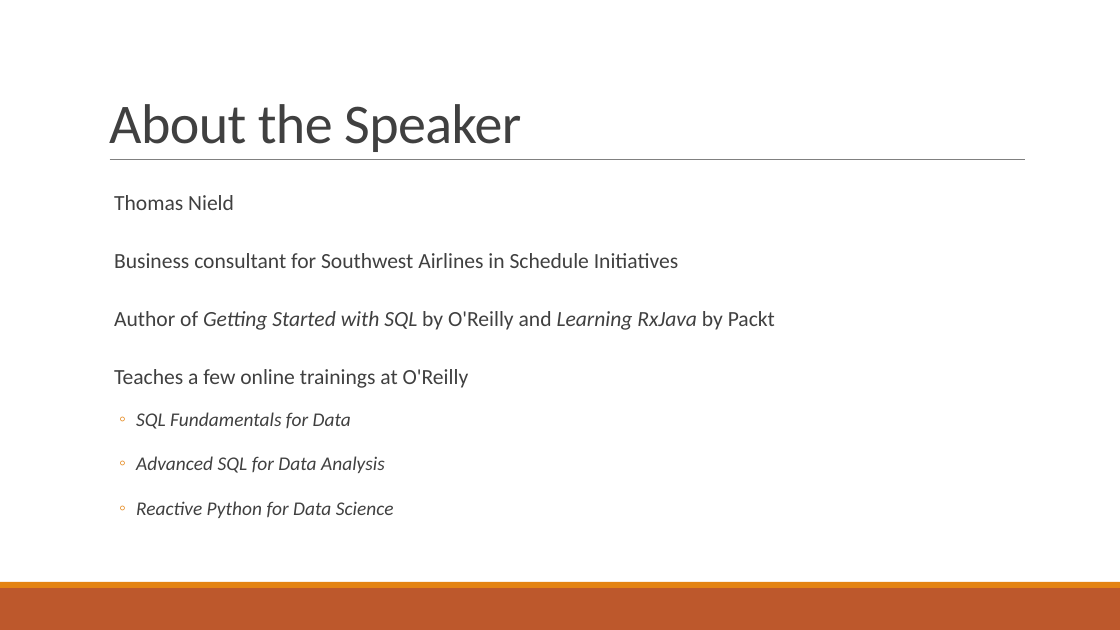
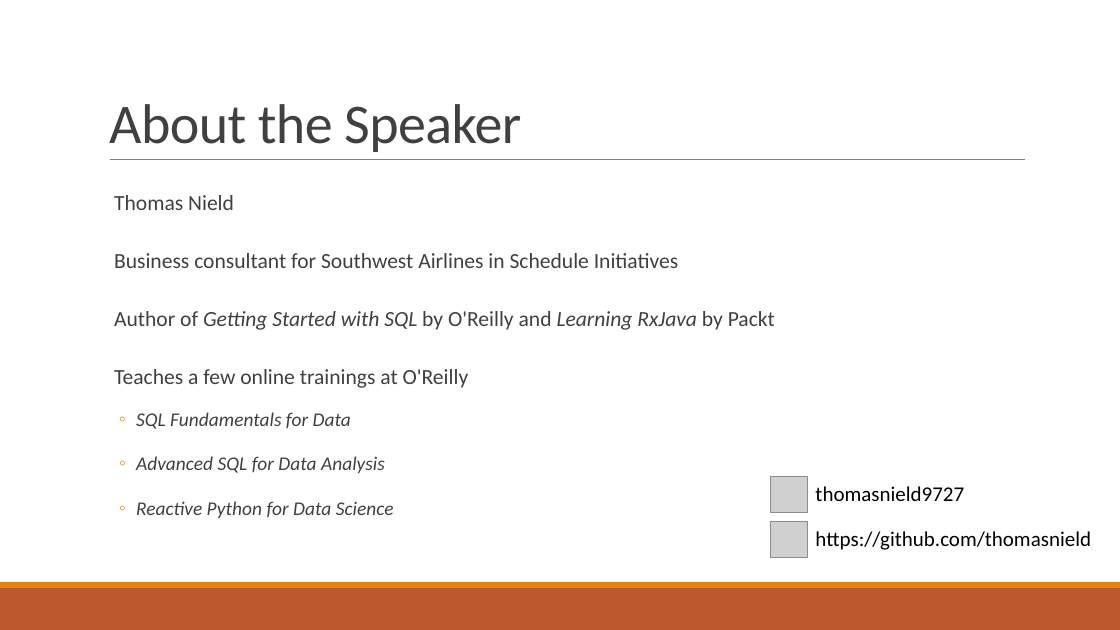
Before and after one commit to thomasnield/oreilly_intermediate_sql_for_data, a slide deck: slide 3 of oreilly_advanced_sql_for_data_analysis.pptx. Drawn at 1120x630 pixels with LibreOffice and Linux fonts; fonts in the diff are those of the drawing; grey boxes stand for pictures. Boxes give left, top, right and bottom in pixels: in the first picture for what was removed or moved away, otherwise in the second. Text is boxed around its words. In the diff, an @@ line names an element or a change of style, - is before the commit and + after.

Commit message:
add social media handle

```diff
--- a/oreilly_advanced_sql_for_data_analysis.pptx
+++ b/oreilly_advanced_sql_for_data_analysis.pptx
@@ picture added at [771, 476, 808, 513] @@
@@ text added at [815, 486, 964, 501], 18 pt, text #000000 @@
+thomasnield9727
@@ picture added at [771, 521, 808, 558] @@
@@ text added at [815, 531, 1091, 550], 18 pt, text #000000 @@
+https://github.com/thomasnield
```
